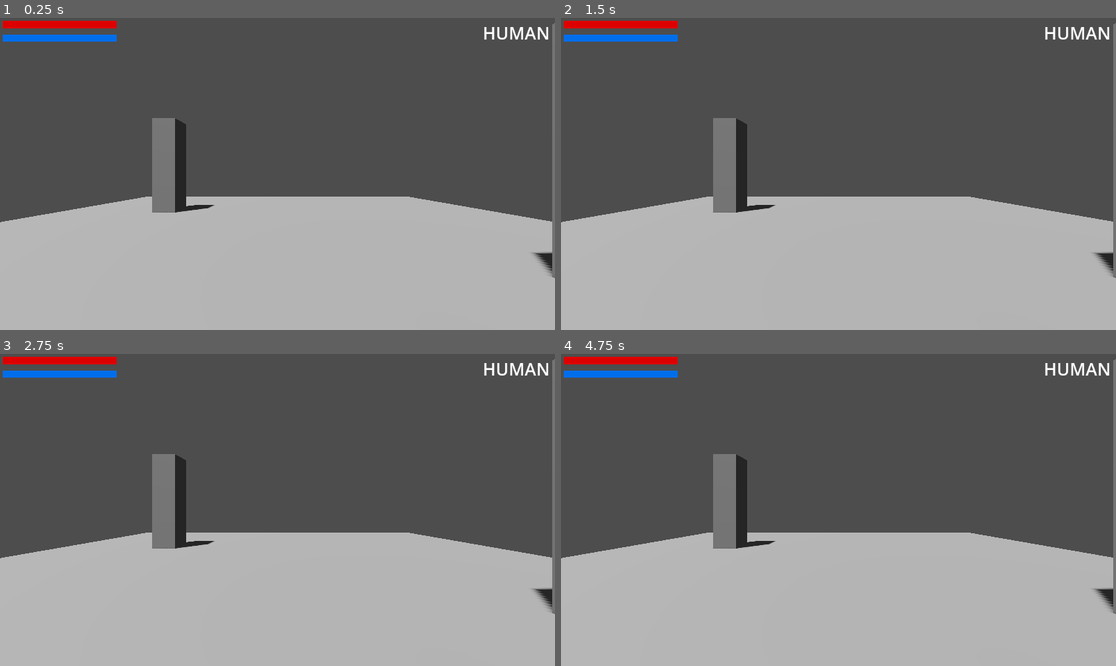
Above: before the commit, frames 1-4 (two rows, left to right).
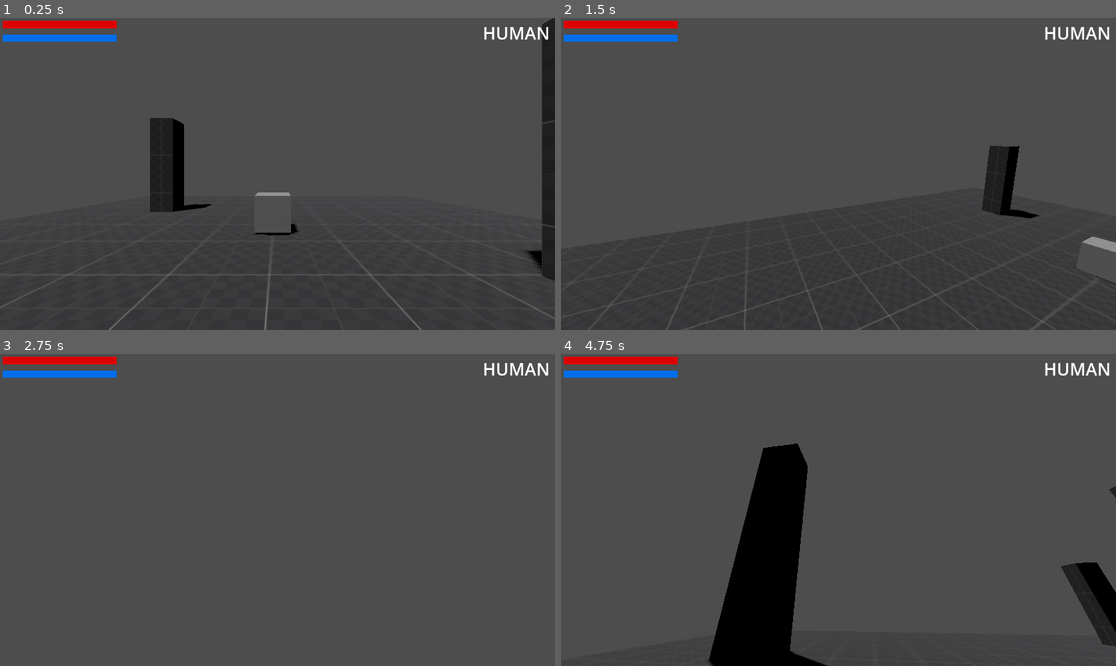
Above: after the commit, the same moments.

Repository: SpaceMoreDev/Codename_Retribution
Game: Godot game, scene res://Scenes/Main.tscn
Same seed, same stepped clock (60 frames per second), same inputs: the game is played once before the commit and once after it.
Inputs (mouse positions are in pixels of both pictures, inside the frame that each line leads up to):
- Up to frame 1 (0.25 s): no input
- Up to frame 2 (1.5 s): move the mouse to (960, 158) at 0.52 s; hold D (RIGHT) 0.53-1.28 s; tap Shift (RUN, bound only after the commit) at 0.6 s; tap Space (JUMP, bound only after the commit) at 0.77, 0.8, 1.07, 1.35 s; move the mouse to (727, 189) at 1.27 s; hold S (DOWN) from 1.28 s (still down)
- Up to frame 3 (2.75 s): tap Space (JUMP, bound only after the commit) at 1.52, 1.82, 2.3 s; tap Shift (RUN, bound only after the commit) at 1.55, 2.1 s; move the mouse to (333, 441) at 2.02 s; release S (DOWN) at 2.03 s; hold D (RIGHT) from 2.03 s (still down)
- Up to frame 4 (4.75 s): move the mouse to (810, 572) at 2.77 s; release D (RIGHT) at 2.78 s; hold W (UP) 2.78-3.53 s; tap Shift (RUN, bound only after the commit) at 2.85, 4.35 s; tap Space (JUMP, bound only after the commit) at 3.02, 3.32, 3.6, 3.77, 4.07, 4.52 s; move the mouse to (1005, 556) at 3.52 s; hold A (LEFT) from 3.53 s (still down); move the mouse to (672, 463) at 4.27 s

The runs differ from the first frame. In frame 1, 44% of the frame differs, in the area x 0-100%, y 0-100%; in frame 2, 43%; in frame 3, 42%; in frame 4, 45%, in the area x 0-100%, y 1-100%.

Commit message:
Added FPS movement

Diff:
--- a/Scenes/Main.tscn
+++ b/Scenes/Main.tscn
@@ -1,21 +1,38 @@
-[gd_scene load_steps=4 format=3 uid="uid://bp755b7h6vn0g"]
+[gd_scene load_steps=8 format=3 uid="uid://bp755b7h6vn0g"]
 
+[ext_resource type="Texture2D" uid="uid://crpfoqnttwg4n" path="res://Assets/Elements/texture_07.png" id="1_56hiw"]
 [ext_resource type="PackedScene" uid="uid://qc046bctp57n" path="res://Scenes/Packed/player.tscn" id="1_h4rhp"]
-
-[sub_resource type="Environment" id="Environment_ratbs"]
+[ext_resource type="Environment" uid="uid://bmwnikfnyrnx8" path="res://Assets/Data/EnviromentData.tres" id="2_ack0i"]
 
 [sub_resource type="CameraAttributesPractical" id="CameraAttributesPractical_njfob"]
+dof_blur_far_enabled = true
+dof_blur_far_distance = 5.46
+dof_blur_amount = 0.17
+
+[sub_resource type="StandardMaterial3D" id="StandardMaterial3D_ktdnk"]
+albedo_texture = ExtResource("1_56hiw")
+uv1_triplanar = true
+
+[sub_resource type="BoxShape3D" id="BoxShape3D_50uxd"]
+
+[sub_resource type="BoxMesh" id="BoxMesh_w7t7b"]
 
 [node name="World" type="Node3D"]
+
+[node name="Characters" type="Node3D" parent="."]
+
+[node name="Player" parent="Characters" instance=ExtResource("1_h4rhp")]
 
 [node name="Enviroment" type="Node3D" parent="."]
 
 [node name="WorldEnvironment" type="WorldEnvironment" parent="Enviroment"]
-environment = SubResource("Environment_ratbs")
+environment = ExtResource("2_ack0i")
 camera_attributes = SubResource("CameraAttributesPractical_njfob")
 
 [node name="CSGBox3D" type="CSGBox3D" parent="Enviroment"]
 transform = Transform3D(1, 0, 0, 0, 1, 0, 0, 0, 1, 0, -0.504995, 0)
+material_override = SubResource("StandardMaterial3D_ktdnk")
+use_collision = true
 size = Vector3(11.6724, 1, 18.1756)
 
 [node name="CSGBox3D" type="CSGBox3D" parent="Enviroment/CSGBox3D"]
@@ -30,10 +47,17 @@
 transform = Transform3D(0.465651, 0, 0, 0, 0.465651, 0, 0, 0, 0.465651, -6.44259, -4.88307, -22.9179)
 size = Vector3(2.79936, 14.256, 2.9697)
 
+[node name="Item" type="RigidBody3D" parent="Enviroment"]
+transform = Transform3D(1, 0, 0, 0, 1, 0, 0, 0, 1, 0, 0.614977, -3.60312)
+
+[node name="CollisionShape3D" type="CollisionShape3D" parent="Enviroment/Item"]
+transform = Transform3D(0.601363, 0, 0, 0, 0.601363, 0, 0, 0, 0.601363, 0, 0, 0)
+shape = SubResource("BoxShape3D_50uxd")
+
+[node name="MeshInstance3D" type="MeshInstance3D" parent="Enviroment/Item"]
+transform = Transform3D(0.601363, 0, 0, 0, 0.601363, 0, 0, 0, 0.601363, 0, 0, 0)
+mesh = SubResource("BoxMesh_w7t7b")
+
 [node name="DirectionalLight3D" type="DirectionalLight3D" parent="Enviroment"]
 transform = Transform3D(0.965926, -0.0669873, -0.25, 0.258819, 0.25, 0.933013, 0, -0.965926, 0.258819, 0, 5, 0)
 shadow_enabled = true
-
-[node name="Characters" type="Node3D" parent="."]
-
-[node name="Player" parent="Characters" instance=ExtResource("1_h4rhp")]
--- a/Scenes/Packed/player.tscn
+++ b/Scenes/Packed/player.tscn
@@ -1,12 +1,12 @@
-[gd_scene load_steps=6 format=3 uid="uid://qc046bctp57n"]
+[gd_scene load_steps=7 format=3 uid="uid://qc046bctp57n"]
 
 [ext_resource type="Script" path="res://Scripts/Player/PlayerController.gd" id="1_ej1b3"]
 [ext_resource type="Script" path="res://Scripts/Player/PlayerStats.gd" id="1_sce2v"]
-[ext_resource type="Texture2D" uid="uid://dxvfvq3vn03ba" path="res://NBeast_Bar.png" id="2_kkkfp"]
+[ext_resource type="Script" path="res://Scripts/Player/PlayerCamera.gd" id="2_ikepb"]
+[ext_resource type="Environment" uid="uid://bmwnikfnyrnx8" path="res://Assets/Data/EnviromentData.tres" id="2_kkw05"]
+[ext_resource type="Texture2D" uid="uid://bjculae7udaoi" path="res://Assets/Elements/NBeast_Bar.png" id="3_g1rrn"]
 
 [sub_resource type="CapsuleShape3D" id="CapsuleShape3D_tn7cq"]
-
-[sub_resource type="Environment" id="Environment_rb571"]
 
 [node name="Player" type="CharacterBody3D" node_paths=PackedStringArray("Stats")]
 transform = Transform3D(1, 0, 0, 0, 1, 0, 0, 0, 1, 0, 1.00689, 0)
@@ -16,8 +16,10 @@
 [node name="CollisionShape3D" type="CollisionShape3D" parent="."]
 shape = SubResource("CapsuleShape3D_tn7cq")
 
-[node name="Camera3D" type="Camera3D" parent="."]
-environment = SubResource("Environment_rb571")
+[node name="Camera" type="Camera3D" parent="."]
+transform = Transform3D(1, 0, 0, 0, 1, 0, 0, 0, 1, 0, 0.920377, 0)
+environment = ExtResource("2_kkw05")
+script = ExtResource("2_ikepb")
 
 [node name="Stats" type="Node3D" parent="."]
 script = ExtResource("1_sce2v")
@@ -31,8 +33,8 @@
 offset_bottom = 60.0
 scale = Vector2(0.68, 0.284476)
 value = 100.0
-texture_under = ExtResource("2_kkkfp")
-texture_progress = ExtResource("2_kkkfp")
+texture_under = ExtResource("3_g1rrn")
+texture_progress = ExtResource("3_g1rrn")
 tint_under = Color(0, 0, 0, 1)
 tint_progress = Color(0.866667, 0, 0, 1)
 
@@ -43,8 +45,8 @@
 offset_bottom = 88.0
 scale = Vector2(0.68, 0.284476)
 value = 100.0
-texture_under = ExtResource("2_kkkfp")
-texture_progress = ExtResource("2_kkkfp")
+texture_under = ExtResource("3_g1rrn")
+texture_progress = ExtResource("3_g1rrn")
 tint_under = Color(0, 0, 0, 1)
 tint_progress = Color(0, 0.431373, 0.921569, 1)
 
--- /dev/null
+++ b/Scripts/Player/PlayerCamera.gd
@@ -0,0 +1,42 @@
+extends Camera3D
+
+@onready var _player_head: Node3D = get_parent()
+@onready var _player_camera: Camera3D = self
+
+@onready var _sensitivity = ProjectSettings.get_setting("player/look_sensitivity")
+
+#fov variables
+const BASE_FOV = 75.0
+const FOV_CHANGE = 1.0
+
+#head bob
+@export var _frequency = 3
+@export var _amplitude = 0.08
+var t_bob = 0.0
+
+func _ready():
+	Input.mouse_mode = Input.MOUSE_MODE_CAPTURED
+#	$AnimationPlayer.play("human|Idle")
+
+func _unhandled_input(event):
+	if(event is InputEventMouseMotion):
+		_player_head.rotate_y(-event.relative.x * _sensitivity)
+		_player_camera.rotate_x(-event.relative.y * _sensitivity)
+		_player_camera.rotation.x = clamp(_player_camera.rotation.x, deg_to_rad(-40), deg_to_rad(60))
+
+func _physics_process(delta):
+	t_bob += delta * get_parent().velocity.length() * float(get_parent().is_on_floor())
+	_player_camera.transform.origin = head_bobbing(t_bob)
+
+	# FOV
+	var velocity_clamped = clamp(get_parent().velocity.length(), 0.5, get_parent().SPRINT_SPEED * 2)
+	var target_fov = BASE_FOV + FOV_CHANGE * velocity_clamped
+	_player_camera.fov = lerp(_player_camera.fov, target_fov, delta * 8.0)
+
+
+
+func head_bobbing(time)->Vector3:
+	var pos = Vector3.ZERO
+	pos.y = sin(time *_frequency) * _amplitude
+	pos.x = cos(time *_frequency/2) * _amplitude
+	return pos
--- a/Scripts/Player/PlayerController.gd
+++ b/Scripts/Player/PlayerController.gd
@@ -4,5 +4,54 @@
 # Player stats like health, stamina and form
 @export var Stats : PlayerStats
 
+#movement variables
+var _input : Vector2 = Vector2.ZERO
+var Speed : float = 5.0
+var Jump_Speed : float = 6.0
+var canJump : bool  = true
+var original_gravity = 10.9
+var _gravity = original_gravity
+
+
+const WALK_SPEED = 3
+const SPRINT_SPEED = 7
+
+func _ready():
+	Speed = WALK_SPEED
+
+func Jump():
+	if(canJump and Input.is_action_just_pressed("JUMP") and is_on_floor()):
+		velocity.y = Jump_Speed
+
+func Move(delta):
+	var direction = transform.basis * Vector3(_input.x, 0 , _input.y).normalized()
+
+	if(not is_on_floor()):
+		velocity.y -= _gravity * delta
+	Jump()
+
+	if(is_on_floor()):
+		if(direction):
+			velocity.x = direction.x * Speed
+			velocity.z = direction.z * Speed
+		else:
+			velocity.x = lerp(velocity.x, direction.x * Speed, delta * 6.5)
+			velocity.z = lerp(velocity.z, direction.z * Speed, delta * 6.5)
+	else:
+		velocity.x = lerp(velocity.x, direction.x * Speed, delta * 3.0)
+		velocity.z = lerp(velocity.z, direction.z * Speed, delta * 3.0)
+
+	move_and_slide()
+
+
+@warning_ignore("unused_parameter")
 func _process(delta):
-	pass
+	_input = Input.get_vector("LEFT","RIGHT","UP","DOWN")
+
+	if(Input.is_action_just_pressed("RUN")):
+		Speed = SPRINT_SPEED
+	elif(Input.is_action_just_released("RUN")):
+		Speed = WALK_SPEED
+
+func _physics_process(delta):
+	Move(delta)
--- a/project.godot
+++ b/project.godot
@@ -13,6 +13,8 @@
 config/name="codename: Retribution"
 run/main_scene="res://Scenes/Main.tscn"
 config/features=PackedStringArray("4.1", "GL Compatibility")
+boot_splash/bg_color=Color(0, 0, 0, 1)
+boot_splash/show_image=false
 config/icon="res://icon.svg"
 
 [input]
@@ -57,6 +59,20 @@
 , Object(InputEventKey,"resource_local_to_scene":false,"resource_name":"","device":-1,"window_id":0,"alt_pressed":false,"shift_pressed":false,"ctrl_pressed":false,"meta_pressed":false,"pressed":false,"keycode":0,"physical_keycode":67,"key_label":0,"unicode":99,"echo":false,"script":null)
 ]
 }
+RUN={
+"deadzone": 0.5,
+"events": [Object(InputEventKey,"resource_local_to_scene":false,"resource_name":"","device":-1,"window_id":0,"alt_pressed":false,"shift_pressed":false,"ctrl_pressed":false,"meta_pressed":false,"pressed":false,"keycode":0,"physical_keycode":4194325,"key_label":0,"unicode":0,"echo":false,"script":null)
+]
+}
+JUMP={
+"deadzone": 0.5,
+"events": [Object(InputEventKey,"resource_local_to_scene":false,"resource_name":"","device":-1,"window_id":0,"alt_pressed":false,"shift_pressed":false,"ctrl_pressed":false,"meta_pressed":false,"pressed":false,"keycode":0,"physical_keycode":32,"key_label":0,"unicode":32,"echo":false,"script":null)
+]
+}
+
+[player]
+
+look_sensitivity=0.005
 
 [rendering]
 
Renamed: NBeast_Bar.png -> Assets/Elements/NBeast_Bar.png
Not shown, added: Assets/Elements/NBeast_Bar.png.import
Binary file added: Assets/Elements/texture_07.png
Not shown, changed: Assets/Elements/texture_07.png.import
Not shown, changed: .gitignore
